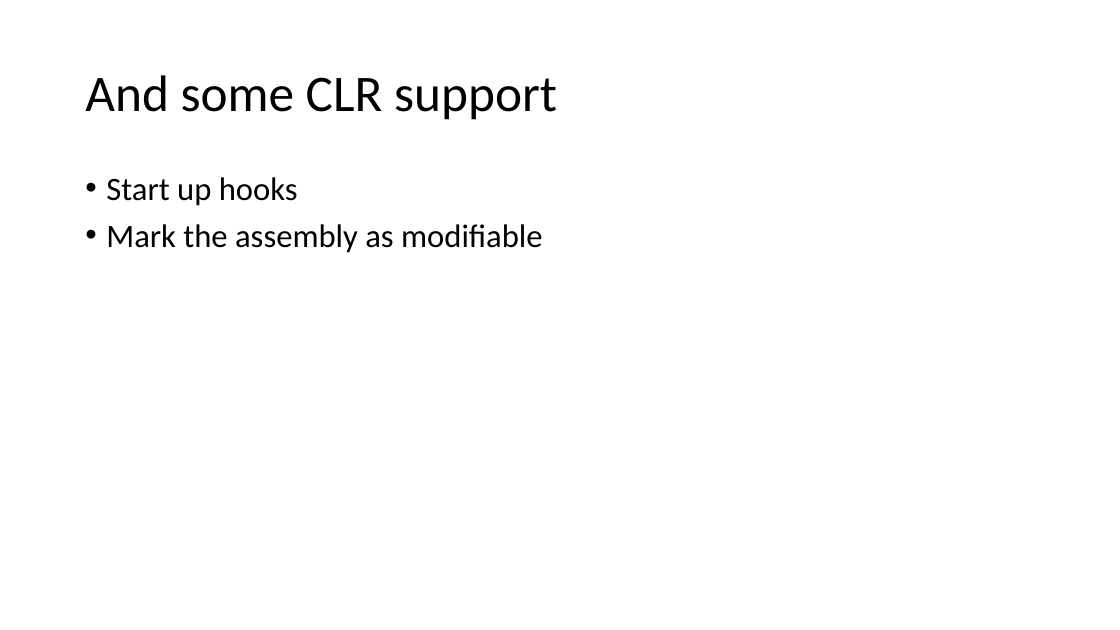
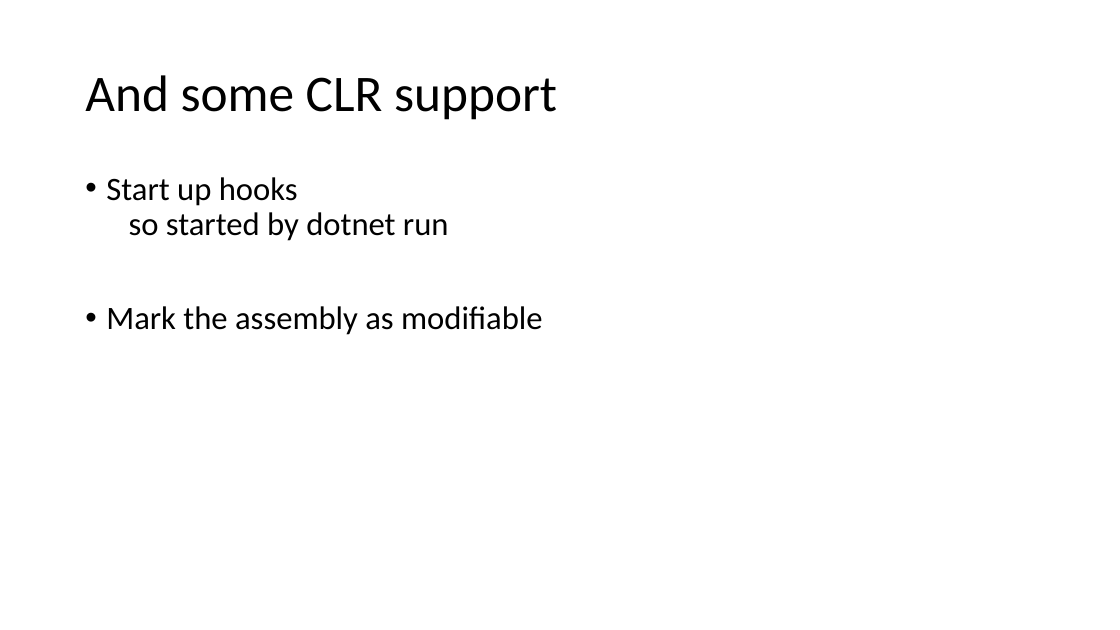
Before and after one commit to clivetong/Talks, a slide deck: slide 10 of EnCForTheWin/HotReloadAndEditAndContinue.pptx (slide 9 before the commit). Drawn at 1120x630 pixels with LibreOffice and Linux fonts; fonts in the diff are those of the drawing. Boxes give left, top, right and bottom in pixels: in the first picture for what was removed or moved away, otherwise in the second. Text is boxed around its words. In the diff, an @@ line names an element or a change of style, - is before the commit and + after.

```diff
--- a/EnCForTheWin/HotReloadAndEditAndContinue.pptx
+++ b/EnCForTheWin/HotReloadAndEditAndContinue.pptx
@@ text at [106, 177, 449, 241]: text changed @@
-• Start up hooks
+• Start up hooks
+  so started by dotnet run
```
Also in this commit, not shown: 5 other slides changed, 2 slides added.
